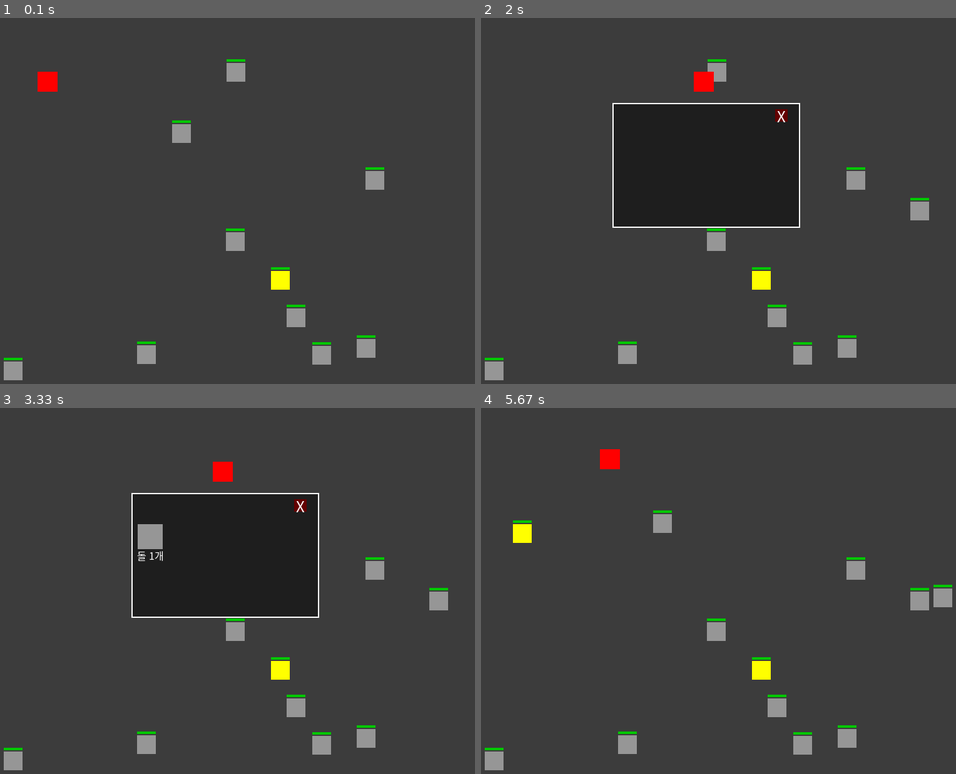
Above: before the commit, frames 1-4 (two rows, left to right).
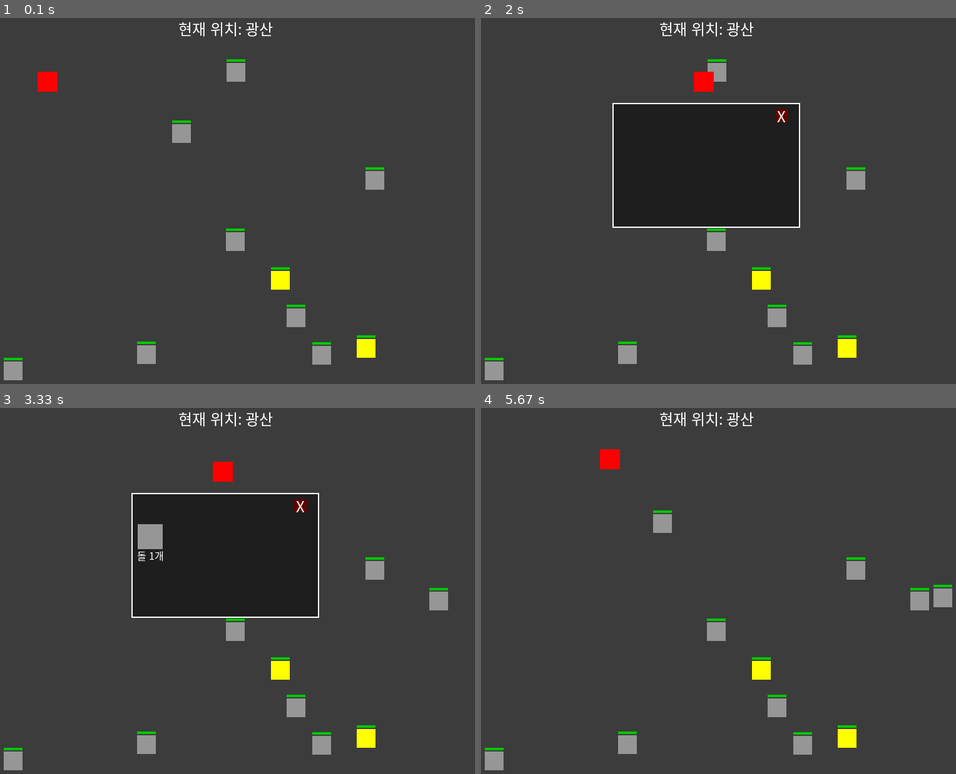
Above: after the commit, the same moments.

Repository: NADELYSS/PYGAME
Game: pygame game, started from main.py
Two runs of this game, one before a commit and one after it. Both use one fixed random seed, a clock stepped at 60 frames per second and the inputs below.
Inputs (mouse positions are in pixels of both pictures, inside the frame that each line leads up to):
- Up to frame 1 (0.1 s): no input
- Up to frame 2 (2 s): hold M 0.33-0.8 s; hold Right 0.33-0.8 s; click (652, 171) at 0.88 s, where only the run after the commit has a clickable "광산"; tap Space at 1.17 s; hold Right 1.5-1.97 s; tap I at 1.65 s
- Up to frame 3 (3.33 s): tap Space at 2 s; click (71, 528) at 2.72 s
- Up to frame 4 (5.67 s): hold Left 3.5-4.03 s; tap Space at 3.57, 3.87, 4.13, 4.47, 4.77, 4.9, 5.3, 5.6 s; hold Down 4.07-4.37 s; hold Left 4.4-4.8 s; tap I at 4.55 s; hold Up 4.83-5.2 s; hold Right from 5.23 s (still down)

The runs differ from the first frame. In frame 1, 0.4% of the frame differs, in the area x 37-80%, y 1-93%; in frame 2, 0.7%, in the area x 37-95%, y 1-93%; in frame 3, 0.4%; in frame 4, 0.7%.

Commit message:
지도, 마을 시스템

Diff:
--- a/main.py
+++ b/main.py
@@ -1,7 +1,7 @@
 import pygame
 import random
 
-# 초기 설정
+# --- 초기 설정 ---
 pygame.init()
 screen = pygame.display.set_mode((800, 600))
 pygame.display.set_caption("광산의 노동자")
@@ -9,19 +9,38 @@
 font = pygame.font.Font("miner_game/fonts/NanumGothic.ttf", 24)
 small_font = pygame.font.Font("miner_game/fonts/NanumGothic.ttf", 16)
 
-# 색상 정의
+# --- 색상 정의 ---
 GRAY = (60, 60, 60)
 RED = (255, 0, 0)
 YELLOW = (255, 255, 0)
 GRAY_ROCK = (150, 150, 150)
 WHITE = (255, 255, 255)
 BLACK = (0, 0, 0)
+BROWN = (139, 69, 19)
+ORANGE = (255, 140, 0)
 
-# 플레이어 설정 (크기 40x40 → 32x32로 축소)
+# --- 맵 & 창 상태 ---
+current_map = "광산"
+map_select_open = False
+inventory_open = False
+
+# --- 창 위치 설정 ---
+inventory_rect = pygame.Rect(250, 150, 300, 200)
+close_button = pygame.Rect(inventory_rect.right - 40, inventory_rect.top + 10, 20, 20)
+map_rect = pygame.Rect(200, 120, 400, 300)
+map_close_button = pygame.Rect(map_rect.right - 40, map_rect.top + 10, 20, 20)
+mine_button = pygame.Rect(map_rect.x + 50, map_rect.y + 100, 120, 80)
+village_button = pygame.Rect(map_rect.x + 230, map_rect.y + 100, 120, 80)
+
+# --- 마을 내 요소 ---
+shop_rect = pygame.Rect(200, 200, 150, 100)
+forge_rect = pygame.Rect(450, 200, 150, 100)
+
+# --- 플레이어 설정 ---
 player = pygame.Rect(100, 100, 32, 32)
 player_speed = 5
 
-# 광물 클래스
+# --- 광물 클래스 ---
 class Mineral:
     def __init__(self, name, color, rect, hp):
         self.name = name
@@ -29,60 +48,38 @@
         self.rect = rect
         self.hp = hp
 
-# 자원 정보
 mineral_names = ["돌", "철"]
-mineral_colors = {
-    "돌": GRAY_ROCK,
-    "철": YELLOW
-}
-mineral_hps = {
-    "돌": 1,
-    "철": 2
-}
-mineral_weights = [80, 20]
-
-# 광물 리스트
+mineral_colors = {"돌": GRAY_ROCK, "철": YELLOW}
+mineral_hps = {"돌": 1, "철": 2}
+mineral_weights = [70, 30]
 minerals = []
 
-# 인벤토리 상태 (이름 → [숫자 리스트])
-inventory = {
-    "돌": [],
-    "철": []
-}
+# --- 인벤토리 상태 ---
+inventory = {"돌": [], "철": []}
 
-# 인벤토리 창
-inventory_open = False
-inventory_rect = pygame.Rect(250, 150, 300, 200)
-close_button = pygame.Rect(inventory_rect.right - 30 - 10, inventory_rect.top + 10, 20, 20)
-
-# 광물 생성 함수
+# --- 광물 생성 함수 ---
 def create_mineral():
     for _ in range(5):
         name = random.choices(mineral_names, weights=mineral_weights)[0]
         color = mineral_colors[name]
         hp = mineral_hps[name]
-
         x = random.randint(0, 770)
         y = random.randint(0, 570)
         new_rect = pygame.Rect(x, y, 30, 30)
-
-        if player.colliderect(new_rect):
-            continue
-        if any(m.rect.colliderect(new_rect) for m in minerals):
-            continue
-
+        if player.colliderect(new_rect): continue
+        if any(m.rect.colliderect(new_rect) for m in minerals): continue
         minerals.append(Mineral(name, color, new_rect, hp))
         break
 
-# 초기 광물 생성
+# --- 초기 광물 생성 ---
 for _ in range(10):
     create_mineral()
 
-# 리젠 이벤트 설정
+# --- 리젠 타이머 ---
 SPAWN_EVENT = pygame.USEREVENT + 1
-pygame.time.set_timer(SPAWN_EVENT, 1800)
+pygame.time.set_timer(SPAWN_EVENT, 2000)
 
-# 게임 루프
+# --- 게임 루프 ---
 running = True
 while running:
     screen.fill(GRAY)
@@ -90,15 +87,14 @@
     for event in pygame.event.get():
         if event.type == pygame.QUIT:
             running = False
-        elif event.type == SPAWN_EVENT:
+        elif event.type == SPAWN_EVENT and current_map == "광산":
             create_mineral()
         elif event.type == pygame.KEYDOWN:
-            if event.key == pygame.K_SPACE:
+            if event.key == pygame.K_SPACE and current_map == "광산":
                 for m in minerals:
                     if player.colliderect(m.rect):
                         m.hp -= 1
                         if m.hp <= 0:
-                            # 인벤토리에 넣기 (99개 제한)
                             stacks = inventory[m.name]
                             if not stacks or stacks[-1] >= 99:
                                 stacks.append(1)
@@ -108,77 +104,94 @@
                         break
             elif event.key == pygame.K_i:
                 inventory_open = not inventory_open
+            elif event.key == pygame.K_m:
+                map_select_open = not map_select_open
         elif event.type == pygame.MOUSEBUTTONDOWN:
             if inventory_open and close_button.collidepoint(event.pos):
                 inventory_open = False
+            if map_select_open:
+                if map_close_button.collidepoint(event.pos):
+                    map_select_open = False
+                elif mine_button.collidepoint(event.pos):
+                    current_map = "광산"
+                    map_select_open = False
+                elif village_button.collidepoint(event.pos):
+                    current_map = "마을"
+                    map_select_open = False
 
-    # 키 입력 처리
+    # --- 키 입력 ---
     keys = pygame.key.get_pressed()
     if keys[pygame.K_LEFT]: player.x -= player_speed
     if keys[pygame.K_RIGHT]: player.x += player_speed
     if keys[pygame.K_UP]: player.y -= player_speed
     if keys[pygame.K_DOWN]: player.y += player_speed
-
-    # 화면 밖 방지
     player.x = max(0, min(player.x, 800 - player.width))
     player.y = max(0, min(player.y, 600 - player.height))
 
-    # 광물 + 체력바
-    for m in minerals:
-        pygame.draw.rect(screen, m.color, m.rect)
+    # --- 광물 그리기 ---
+    if current_map == "광산":
+        for m in minerals:
+            pygame.draw.rect(screen, m.color, m.rect)
+            max_hp = mineral_hps[m.name]
+            hp_ratio = m.hp / max_hp
+            if hp_ratio >= 0.7: bar_color = (0, 200, 0)
+            elif hp_ratio >= 0.3: bar_color = (255, 215, 0)
+            else: bar_color = (200, 0, 0)
+            bar_width = m.rect.width
+            bar_height = 4
+            bar_x = m.rect.x
+            bar_y = m.rect.y - bar_height - 2
+            pygame.draw.rect(screen, (80, 80, 80), (bar_x, bar_y, bar_width, bar_height))
+            pygame.draw.rect(screen, bar_color, (bar_x, bar_y, bar_width * hp_ratio, bar_height))
 
-        max_hp = mineral_hps[m.name]
-        hp_ratio = m.hp / max_hp
+    # --- 마을 UI ---
+    elif current_map == "마을":
+        pygame.draw.rect(screen, ORANGE, shop_rect)
+        pygame.draw.rect(screen, BROWN, forge_rect)
+        screen.blit(font.render("상점", True, BLACK), font.render("상점", True, BLACK).get_rect(center=shop_rect.center))
+        screen.blit(font.render("대장간", True, WHITE), font.render("대장간", True, WHITE).get_rect(center=forge_rect.center))
 
-        if hp_ratio >= 0.7:
-            bar_color = (0, 200, 0)
-        elif hp_ratio >= 0.3:
-            bar_color = (255, 215, 0)
-        else:
-            bar_color = (200, 0, 0)
-
-        bar_width = m.rect.width
-        bar_height = 4
-        bar_x = m.rect.x
-        bar_y = m.rect.y - bar_height - 2
-
-        pygame.draw.rect(screen, (80, 80, 80), (bar_x, bar_y, bar_width, bar_height))
-        pygame.draw.rect(screen, bar_color, (bar_x, bar_y, bar_width * hp_ratio, bar_height))
-
-    # 플레이어
+    # --- 플레이어 ---
     pygame.draw.rect(screen, RED, player)
 
-    # 인벤토리 창
+    # --- 현재 맵 출력 ---
+    map_name_text = font.render(f"현재 위치: {current_map}", True, WHITE)
+    screen.blit(map_name_text, map_name_text.get_rect(center=(400, 30)))
+
+    # --- 인벤토리 UI ---
     if inventory_open:
         pygame.draw.rect(screen, (30, 30, 30), inventory_rect)
         pygame.draw.rect(screen, WHITE, inventory_rect, 2)
-
         pygame.draw.rect(screen, (100, 0, 0), close_button)
         close_text = font.render("X", True, WHITE)
-        text_rect = close_text.get_rect(center=close_button.center)
-        screen.blit(close_text, text_rect)
-
-        # 인벤토리 그리기
+        screen.blit(close_text, close_text.get_rect(center=close_button.center))
         slot_size = 40
         margin = 10
         start_x = inventory_rect.x + margin
         start_y = inventory_rect.y + 50
         index = 0
-
         for name, stack_list in inventory.items():
             for count in stack_list:
                 row = index // 5
                 col = index % 5
                 slot_x = start_x + col * (slot_size + margin)
                 slot_y = start_y + row * (slot_size + margin)
+                pygame.draw.rect(screen, mineral_colors[name], (slot_x, slot_y, slot_size, slot_size))
+                label = small_font.render(f"{name} {count}개", True, WHITE)
+                screen.blit(label, label.get_rect(center=(slot_x + 20, slot_y + 50)))
+                index += 1
 
-                pygame.draw.rect(screen, mineral_colors[name], (slot_x, slot_y, slot_size, slot_size))
-
-                label_text = small_font.render(f"{name} {count}개", True, WHITE)
-                label_rect = label_text.get_rect(center=(slot_x + slot_size // 2, slot_y + slot_size + 10))
-                screen.blit(label_text, label_rect)
-
-                index += 1
+    # --- 지도 선택 창 ---
+    if map_select_open:
+        pygame.draw.rect(screen, (50, 50, 80), map_rect)
+        pygame.draw.rect(screen, WHITE, map_rect, 2)
+        pygame.draw.rect(screen, (100, 0, 0), map_close_button)
+        close_text = font.render("X", True, WHITE)
+        screen.blit(close_text, close_text.get_rect(center=map_close_button.center))
+        pygame.draw.rect(screen, GRAY_ROCK, mine_button)
+        pygame.draw.rect(screen, YELLOW, village_button)
+        screen.blit(font.render("광산", True, BLACK), font.render("광산", True, BLACK).get_rect(center=mine_button.center))
+        screen.blit(font.render("마을", True, BLACK), font.render("마을", True, BLACK).get_rect(center=village_button.center))
 
     pygame.display.flip()
     clock.tick(60)
